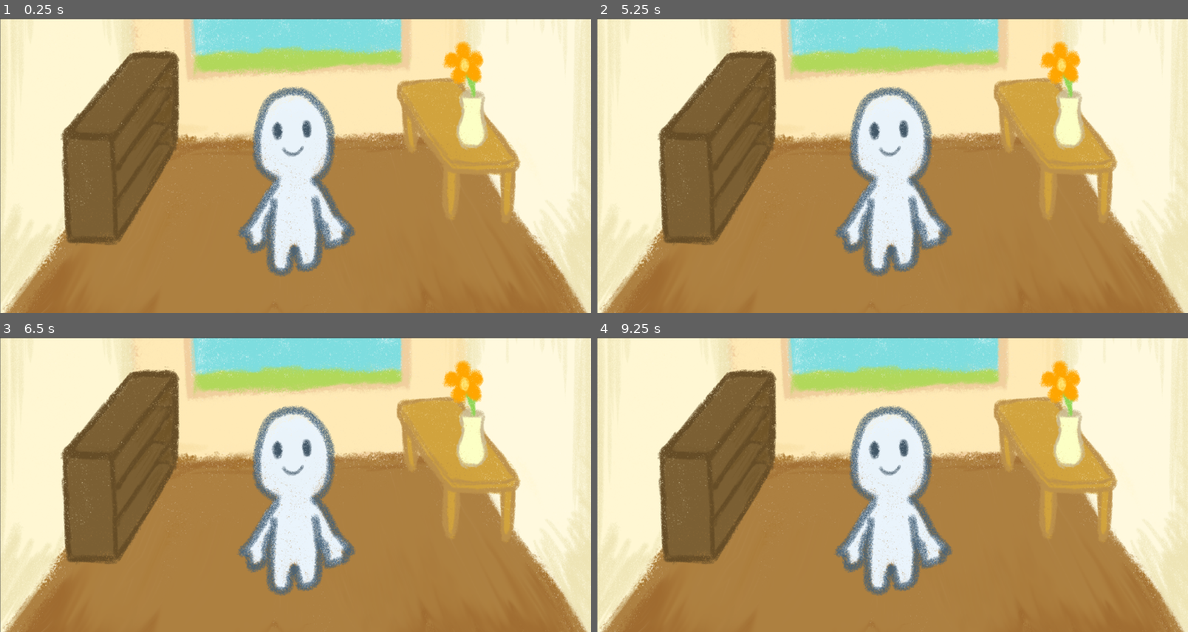
Above: before the commit, frames 1-4 (two rows, left to right).
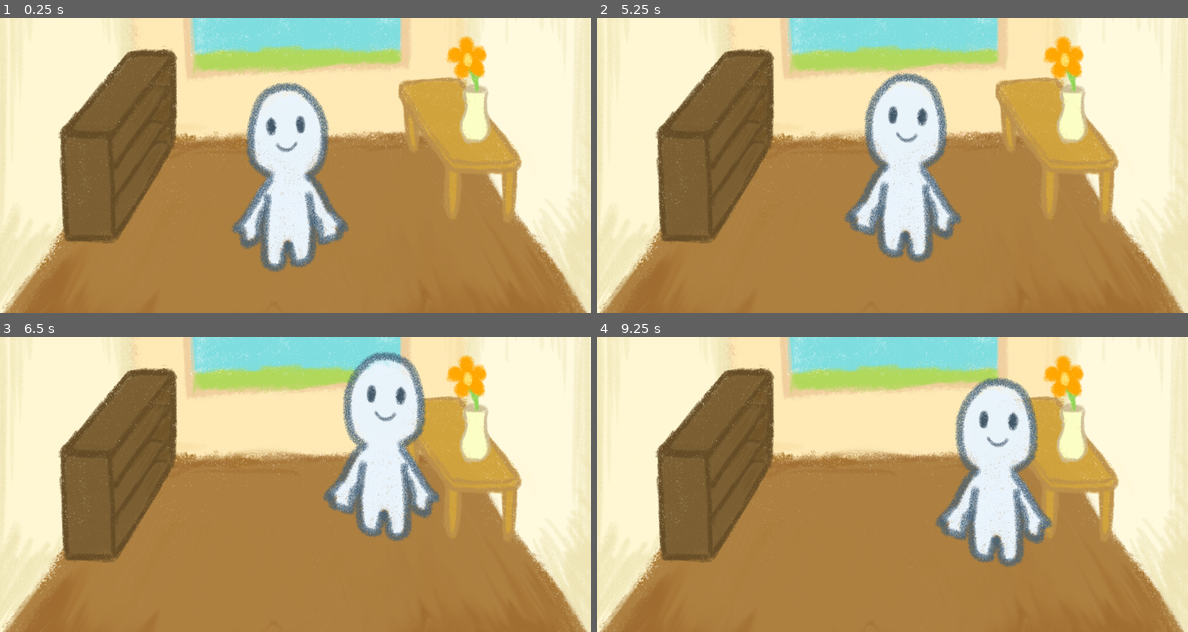
Above: after the commit, the same moments.

Repository: fsim222/rainbow_mock
Game: Godot game, scene res://MainRoom.tscn
The game is run twice, just before and just after one commit, with the same random seed, the same clock (stepped at 60 frames per second) and the same inputs.
Inputs:
- Up to frame 1 (0.25 s): no input
- Up to frame 2 (5.25 s): tap Enter at 0.5, 2, 3.5 s; tap Space at 1.25, 2.75, 4.25 s
- Up to frame 3 (6.5 s): no input
- Up to frame 4 (9.25 s): no input

The runs differ from the first frame. In frame 1, 10% of the frame differs, in the area x 0-100%, y 0-100%; in frame 2, 12%; in frame 3, 20%; in frame 4, 20%.

Commit message:
Yorishiroが部屋を動き回るように

Diff:
--- /dev/null
+++ b/MainRoom.gd
@@ -0,0 +1,29 @@
+extends Node
+
+export var goal_points = []
+
+func _ready():
+	_yorishiro_setup()
+
+func _yorishiro_setup():
+	randomize() # Yorishiroの待機時間設定用
+
+	# 複数形なのか？？？？
+	var yorishiros = get_tree().get_nodes_in_group("yorishiro")
+	for yorishiro in yorishiros:
+		yorishiro.setup(goal_points[0])
+
+func get_random_path(yorishiro : Control):
+	var start_point = yorishiro.rect_position
+	var goal_point = goal_points[randi() % goal_points.size()]
+
+	# positionの基準位置は左上だけど、経路探索のpositionは足元なので変換が必要
+	var convert_vector = Vector2(yorishiro.rect_size.x * 0.5, yorishiro.rect_size.y)
+	var path = $Navigation2D.get_simple_path(start_point + convert_vector, goal_point + convert_vector)
+
+	# 左上座標に戻す
+	var converted_path = []
+	for i in range(path.size()):
+		converted_path.append(path[i] - convert_vector)
+
+	return converted_path
--- a/MainRoom.tscn
+++ b/MainRoom.tscn
@@ -6,44 +6,59 @@
 [ext_resource path="res://rainbow_mock_img/rainbow_mock_flower.png" type="Texture" id=4]
 [ext_resource path="res://rainbow_mock_img/rainbow_mock_shelf.png" type="Texture" id=5]
 [ext_resource path="res://mainroom_navpoly.tres" type="NavigationPolygon" id=6]
+[ext_resource path="res://MainRoom.gd" type="Script" id=7]
 
-[node name="MainRoom" type="Node"]
+[node name="MainRoom" type="Node2D"]
+script = ExtResource( 7 )
+goal_points = [ Vector2( 813, 224 ), Vector2( 509, 82 ), Vector2( 1155, 42 ), Vector2( 1321, 320 ), Vector2( 429, 367 ) ]
 
 [node name="Background" type="TextureRect" parent="."]
-anchor_left = 0.5
-anchor_top = 0.5
-anchor_right = 0.5
-anchor_bottom = 0.5
-margin_left = -1078.02
-margin_top = -536.047
-margin_right = 1081.98
-margin_bottom = 543.953
+margin_right = 2160.0
+margin_bottom = 1080.0
 texture = ExtResource( 3 )
 __meta__ = {
 "_edit_use_anchors_": false
 }
 
 [node name="Desk" parent="." instance=ExtResource( 2 )]
-margin_left = 310.933
-margin_top = -374.246
-margin_right = 874.933
-margin_bottom = 247.754
+anchor_left = 0.0
+anchor_top = 0.0
+anchor_right = 0.0
+anchor_bottom = 0.0
+margin_left = 1397.34
+margin_top = 164.045
+margin_right = 1961.34
+margin_bottom = 786.045
 
 [node name="Flower" parent="." instance=ExtResource( 2 )]
-margin_left = 503.117
-margin_top = -480.928
-margin_right = 755.117
-margin_bottom = -40.9282
+anchor_left = 0.0
+anchor_top = 0.0
+anchor_right = 0.0
+anchor_bottom = 0.0
+margin_left = 1594.99
+margin_top = 39.5288
+margin_right = 1846.99
+margin_bottom = 479.529
 texture = ExtResource( 4 )
 
 [node name="Shelf" parent="." instance=ExtResource( 2 )]
-margin_left = -926.32
-margin_top = -465.162
-margin_right = -358.32
-margin_bottom = 314.838
+anchor_left = 0.0
+anchor_top = 0.0
+anchor_right = 0.0
+anchor_bottom = 0.0
+margin_left = 146.257
+margin_top = 69.1754
+margin_right = 714.257
+margin_bottom = 849.175
 texture = ExtResource( 5 )
 
 [node name="Yorishiro" parent="." instance=ExtResource( 1 )]
+anchor_top = 1.0
+anchor_bottom = 1.0
+margin_left = 429.261
+margin_top = 367.952
+margin_right = 917.261
+margin_bottom = 1081.95
 
 [node name="Navigation2D" type="Navigation2D" parent="."]
 
--- a/Yorishiro.gd
+++ b/Yorishiro.gd
@@ -1,15 +1,45 @@
 extends TextureRect
 
-# Declare member variables here. Examples:
-# var a = 2
-# var b = "text"
+export var speed := 300.0
 
+var walking_path := []
 
-# Called when the node enters the scene tree for the first time.
-func _ready():
-	pass # Replace with function body.
+onready var wait_frame := 5.0
+onready var state := 'wait'
 
+func setup(start_position : Vector2):
+	self.rect_position = start_position
 
-# Called every frame. 'delta' is the elapsed time since the previous frame.
-#func _process(delta):
-#	pass
+func _process(delta):
+	match state:
+		'wait':
+			wait_frame -= delta
+			if (wait_frame <= 0):
+				_begin_move()
+		'walking':
+			_move(delta * speed)
+
+func _begin_move():
+	walking_path = $"../../MainRoom".get_random_path(self)
+	state = 'walking'
+
+func _move(distance):
+	var last_point := self.rect_position
+	while walking_path.size():
+		var next_point = walking_path[0]
+		var distance_between_points = last_point.distance_to(next_point)
+		if distance <= distance_between_points:
+			self.rect_position = last_point.linear_interpolate(next_point, distance / distance_between_points)
+			self.flip_h = (last_point.x - next_point.x) <= 0
+			return
+		# 次のpointに到達していたら
+		distance -= distance_between_points
+		last_point = next_point
+		walking_path.remove(0)
+	# ゴールにたどり着いたら
+	_end_move(last_point)
+
+func _end_move(goal_point : Vector2):
+	self.rect_position = goal_point
+	state = 'wait'
+	wait_frame = rand_range(2,5)
--- a/Yorishiro.tscn
+++ b/Yorishiro.tscn
@@ -3,8 +3,9 @@
 [ext_resource path="res://rainbow_mock_img/rainbow_mock_colotto_kun.png" type="Texture" id=1]
 [ext_resource path="res://Yorishiro.gd" type="Script" id=2]
 
-
-[node name="Yorishiro" type="TextureRect"]
+[node name="Yorishiro" type="TextureRect" groups=[
+"yorishiro",
+]]
 anchor_left = 0.5
 anchor_top = 0.5
 anchor_right = 0.5
--- a/project.godot
+++ b/project.godot
@@ -23,6 +23,9 @@
 
 window/size/width=2160
 window/size/height=1080
+window/handheld/orientation="reverse_portrait"
+window/stretch/mode="viewport"
+window/stretch/aspect="keep"
 
 [rendering]
 
Not shown: 1 places in MainRoom.tscn that only renumber resources
